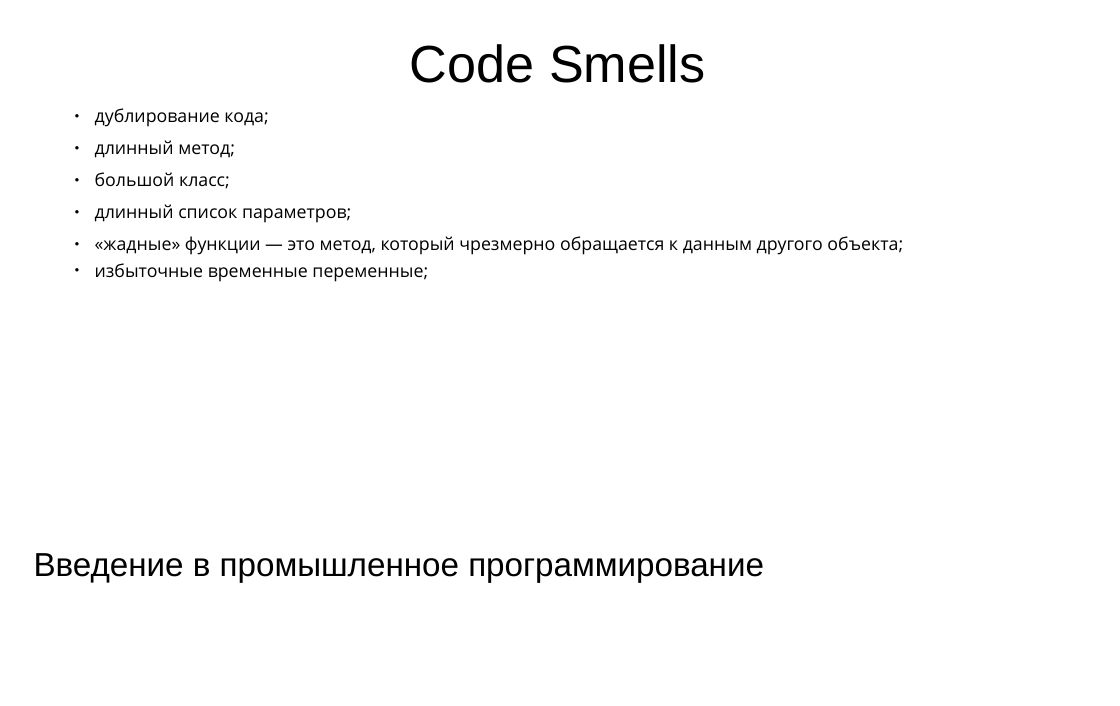
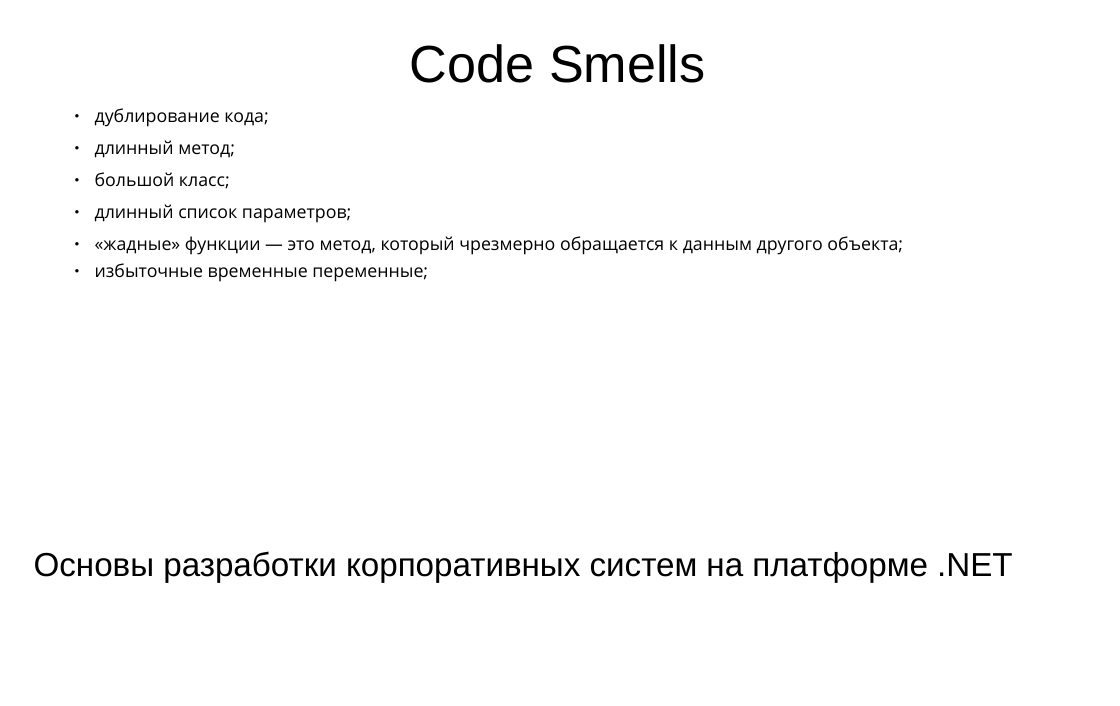
Before and after one commit to PeshekhonovK/ExampleSolution, a slide deck: slide 6 of docs/ЛЭТИ ВвПП 2020.3.pptx. Drawn at 1120x706 pixels with LibreOffice and Linux fonts; fonts in the diff are those of the drawing; background and template pictures are left out. Boxes give left, top, right and bottom in pixels: in the first picture for what was removed or moved away, otherwise in the second. Text is boxed around its words. In the diff, an @@ line names an element or a change of style, - is before the commit and + after.

```diff
--- a/docs/ЛЭТИ ВвПП 2020.3.pptx
+++ b/docs/ЛЭТИ ВвПП 2020.3.pptx
@@ text at [34,551,1012,582]: text changed @@
-Введение в промышленное программирование
+Основы разработки корпоративных систем на платформе .NET
```
Also in this commit, not shown: 11 other slides changed, 9 slides added, 9 slides removed, 2 other files.
